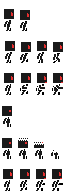
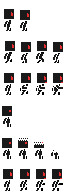
Comparing the layer stacks of the two 64px x 192px images. Changes:
painted on "Arm 1" over [4, 52, 58, 61]
painted on "Body" over [4, 52, 60, 63]
painted on "Arm 2" over [4, 52, 58, 61]
